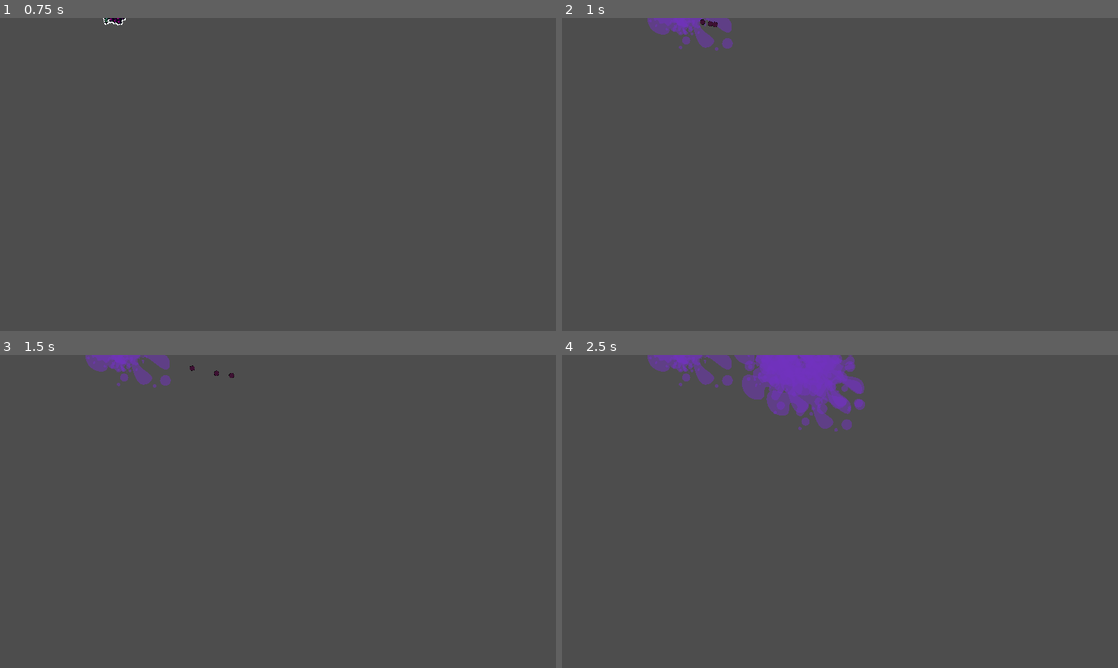
Above: before the commit, frames 1-4 (two rows, left to right).
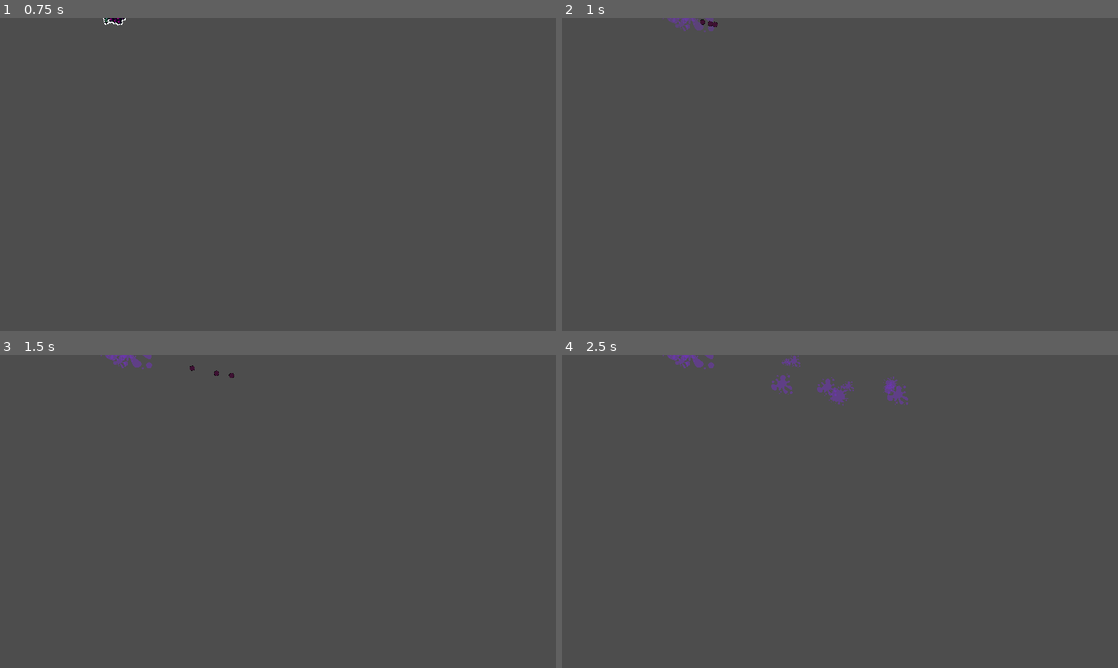
Above: after the commit, the same moments.

Repository: alexg-lviv/FruitTheNinja
Game: Godot game, scene res://src/Projectiles/Grape/Grape.tscn
The game is run twice, just before and just after one commit, with the same random seed, the same clock (stepped at 60 frames per second) and the same inputs. This scene is started directly instead of the project's main scene. The engine's default icon, where the game draws it, is replaced by a stand-in: a white triangle on a blue panel in a dark square.
Inputs (mouse positions are in pixels of both pictures, inside the frame that each line leads up to):
- Up to frame 1 (0.75 s): move the mouse to (400, 158) at 0.52 s; press the mouse at (400, 158) at 0.53 s
- Up to frame 2 (1 s): no input
- Up to frame 3 (1.5 s): tap Enter at 1.25 s; move the mouse to (166, 527) at 1.27 s; release the mouse at (166, 527) at 1.28 s; tap 1 (launch_apple) at 1.35 s; click (166, 527) at 1.42 s
- Up to frame 4 (2.5 s): move the mouse to (895, 442) at 2.02 s; tap 2 (launch_banana) at 2.1 s; click (895, 442) at 2.17 s

Frame 1 is identical in both runs. In frame 2, 0.8% of the frame differs, in the area x 15-31%, y 0-11%; in frame 3, 0.8%; in frame 4, 4.5%, in the area x 15-63%, y 0-25%.

Commit message:
Some fixes

Diff:
--- a/src/Effects/DecalSystem.gd
+++ b/src/Effects/DecalSystem.gd
@@ -6,10 +6,10 @@
 
 func add_decals(global_pos: Vector2, color: Color, size: float):
 
-	var sizes = 0.006 * size
+	var sizes = 0.006 * (2 + size) / 2.0
 	for i in rng.randf_range(1, 4):
 		var decalIns = DecalObj.instantiate()
-		decalIns.set_lifetime(rng.randf_range(2, 4))
+		decalIns.set_lifetime(rng.randf_range(15, 30))
 		decalIns.global_position = global_pos + Vector2(rng.randf_range(-32, 32), rng.randf_range(-32, 32))
 		decalIns.set_color(color)
 		var scale = sizes
--- a/src/Effects/SplashDecal.tscn
+++ b/src/Effects/SplashDecal.tscn
@@ -10,7 +10,7 @@
 
 [sub_resource type="Animation" id="Animation_3pufu"]
 resource_name = "fadein"
-length = 0.2
+length = 0.3
 tracks/0/type = "value"
 tracks/0/imported = false
 tracks/0/enabled = true
@@ -18,7 +18,7 @@
 tracks/0/interp = 1
 tracks/0/loop_wrap = true
 tracks/0/keys = {
-"times": PackedFloat32Array(0, 0.2),
+"times": PackedFloat32Array(0, 0.3),
 "transitions": PackedFloat32Array(1, 1),
 "update": 0,
 "values": [Color(1, 1, 1, 0), Color(1, 1, 1, 0.501961)]
@@ -60,7 +60,7 @@
 }
 
 [node name="SplashDecal" type="Sprite2D"]
-modulate = Color(1, 1, 1, 0.501961)
+modulate = Color(1, 1, 1, 0)
 z_index = 1
 z_as_relative = false
 texture_filter = 2
--- a/src/Projectiles/Apple/Apple.tscn
+++ b/src/Projectiles/Apple/Apple.tscn
@@ -1,13 +1,19 @@
-[gd_scene load_steps=4 format=3 uid="uid://l2tvwibjny5k"]
+[gd_scene load_steps=5 format=3 uid="uid://l2tvwibjny5k"]
 
 [ext_resource type="PackedScene" uid="uid://vy6xu767jks6" path="res://src/Projectiles/Projectile.tscn" id="1_6oulf"]
 [ext_resource type="Script" path="res://src/Projectiles/Apple/Apple.gd" id="2_63517"]
 [ext_resource type="Texture2D" uid="uid://d04jtvf4oy76m" path="res://assets/fruits/Apple.png" id="3_iivuj"]
 
+[sub_resource type="CircleShape2D" id="CircleShape2D_k8bav"]
+radius = 24.0
+
 [node name="Apple" instance=ExtResource("1_6oulf")]
 script = ExtResource("2_63517")
 base_damage = 10
 
+[node name="CollisionShape2D" parent="." index="0"]
+shape = SubResource("CircleShape2D_k8bav")
+
 [node name="Sprite2D" parent="." index="1"]
 scale = Vector2(3.375, 3.375)
 texture = ExtResource("3_iivuj")
--- a/src/Projectiles/Banana/Banana.tscn
+++ b/src/Projectiles/Banana/Banana.tscn
@@ -1,13 +1,19 @@
-[gd_scene load_steps=4 format=3 uid="uid://bjrxlatq12cn"]
+[gd_scene load_steps=5 format=3 uid="uid://bjrxlatq12cn"]
 
 [ext_resource type="PackedScene" uid="uid://vy6xu767jks6" path="res://src/Projectiles/Projectile.tscn" id="1_0slcs"]
 [ext_resource type="Script" path="res://src/Projectiles/Banana/Banana.gd" id="2_dbq6w"]
 [ext_resource type="Texture2D" uid="uid://dj4u1k54fyqtg" path="res://assets/fruits/Banana.png" id="3_lmx21"]
 
+[sub_resource type="CircleShape2D" id="CircleShape2D_i3fqu"]
+radius = 24.0
+
 [node name="Banana" instance=ExtResource("1_0slcs")]
 script = ExtResource("2_dbq6w")
 rotation_speed = -10
 base_damage = 15
+
+[node name="CollisionShape2D" parent="." index="0"]
+shape = SubResource("CircleShape2D_i3fqu")
 
 [node name="Sprite2D" parent="." index="1"]
 scale = Vector2(3, 3)
--- a/src/Projectiles/Coconut/Coconut.tscn
+++ b/src/Projectiles/Coconut/Coconut.tscn
@@ -1,13 +1,19 @@
-[gd_scene load_steps=4 format=3 uid="uid://ct6hmkkamsgw"]
+[gd_scene load_steps=5 format=3 uid="uid://ct6hmkkamsgw"]
 
 [ext_resource type="PackedScene" uid="uid://vy6xu767jks6" path="res://src/Projectiles/Projectile.tscn" id="1_4ewcy"]
 [ext_resource type="Script" path="res://src/Projectiles/Coconut/Coconut.gd" id="2_71jp8"]
 [ext_resource type="Texture2D" uid="uid://b8ujnopyg58gq" path="res://assets/fruits/coco.png" id="2_rnmma"]
 
+[sub_resource type="CircleShape2D" id="CircleShape2D_0dlj5"]
+radius = 24.0
+
 [node name="Coconut" instance=ExtResource("1_4ewcy")]
 script = ExtResource("2_71jp8")
 speed = 1000.0
 
+[node name="CollisionShape2D" parent="." index="0"]
+shape = SubResource("CircleShape2D_0dlj5")
+
 [node name="Sprite2D" parent="." index="1"]
 scale = Vector2(3.625, 3.625)
 texture = ExtResource("2_rnmma")
--- a/src/Projectiles/Grape/Grape.tscn
+++ b/src/Projectiles/Grape/Grape.tscn
@@ -1,11 +1,17 @@
-[gd_scene load_steps=4 format=3 uid="uid://bjwhv82s87cxv"]
+[gd_scene load_steps=5 format=3 uid="uid://bjwhv82s87cxv"]
 
 [ext_resource type="PackedScene" uid="uid://vy6xu767jks6" path="res://src/Projectiles/Projectile.tscn" id="1_j21a0"]
 [ext_resource type="Script" path="res://src/Projectiles/Grape/Grape.gd" id="2_ei172"]
 [ext_resource type="Texture2D" uid="uid://dfe7pohk566gt" path="res://assets/fruits/Grape.png" id="3_dggtm"]
 
+[sub_resource type="CircleShape2D" id="CircleShape2D_bcohw"]
+radius = 16.0
+
 [node name="Grape" instance=ExtResource("1_j21a0")]
 script = ExtResource("2_ei172")
+
+[node name="CollisionShape2D" parent="." index="0"]
+shape = SubResource("CircleShape2D_bcohw")
 
 [node name="Sprite2D" parent="." index="1"]
 scale = Vector2(3, 3)
--- a/src/Projectiles/Grape/GrapeChild.gd
+++ b/src/Projectiles/Grape/GrapeChild.gd
@@ -1,9 +1,12 @@
 extends "res://src/Projectiles/Projectile.gd"
+
+var rng = RandomNumberGenerator.new()
 
 func _ready():
 	super._ready()
-	print(size)
 	color = Color(0.445, 0.195, 0.750)
+	$DieTimer.wait_time = rng.randf_range(0.7, 1.4);
+	$DieTimer.start()
 
 
 func _on_die_timer_timeout():
--- a/src/Projectiles/Grape/GrapeChild.tscn
+++ b/src/Projectiles/Grape/GrapeChild.tscn
@@ -1,11 +1,17 @@
-[gd_scene load_steps=4 format=3 uid="uid://ctr23cbbaygrc"]
+[gd_scene load_steps=5 format=3 uid="uid://ctr23cbbaygrc"]
 
 [ext_resource type="PackedScene" uid="uid://vy6xu767jks6" path="res://src/Projectiles/Projectile.tscn" id="1_xr4gi"]
 [ext_resource type="Script" path="res://src/Projectiles/Grape/GrapeChild.gd" id="2_5tjnq"]
 [ext_resource type="Texture2D" uid="uid://it12nhkcmiow" path="res://assets/fruits/grape_child.png" id="3_4jlnt"]
 
+[sub_resource type="CircleShape2D" id="CircleShape2D_ca8lf"]
+radius = 6.0
+
 [node name="GrapeChild" instance=ExtResource("1_xr4gi")]
 script = ExtResource("2_5tjnq")
+
+[node name="CollisionShape2D" parent="." index="0"]
+shape = SubResource("CircleShape2D_ca8lf")
 
 [node name="Sprite2D" parent="." index="1"]
 position = Vector2(4.76837e-07, 0)
@@ -14,6 +20,5 @@
 
 [node name="DieTimer" type="Timer" parent="." index="5"]
 one_shot = true
-autostart = true
 
 [connection signal="timeout" from="DieTimer" to="." method="_on_die_timer_timeout"]
--- a/src/Projectiles/Projectile.tscn
+++ b/src/Projectiles/Projectile.tscn
@@ -4,7 +4,7 @@
 [ext_resource type="Texture2D" uid="uid://bw4ti7ji6xg16" path="res://icon.svg" id="2_s0yao"]
 
 [sub_resource type="CircleShape2D" id="CircleShape2D_u3las"]
-radius = 16.0
+radius = 5.0
 
 [sub_resource type="Animation" id="Animation_wfxei"]
 resource_name = "simple_death"
--- a/src/Projectiles/Watermelon/Watermelon.tscn
+++ b/src/Projectiles/Watermelon/Watermelon.tscn
@@ -1,12 +1,18 @@
-[gd_scene load_steps=4 format=3 uid="uid://bjbtcfcs5b8ba"]
+[gd_scene load_steps=5 format=3 uid="uid://bjbtcfcs5b8ba"]
 
 [ext_resource type="PackedScene" uid="uid://vy6xu767jks6" path="res://src/Projectiles/Projectile.tscn" id="1_7r63x"]
 [ext_resource type="Script" path="res://src/Projectiles/Watermelon/Watermelon.gd" id="2_xo3ix"]
 [ext_resource type="Texture2D" uid="uid://r4mtddr7mo3a" path="res://assets/fruits/Watermelon.png" id="3_oomir"]
 
+[sub_resource type="CircleShape2D" id="CircleShape2D_7moqn"]
+radius = 24.0
+
 [node name="Watermelon" instance=ExtResource("1_7r63x")]
 script = ExtResource("2_xo3ix")
 rotation_speed = 10
+
+[node name="CollisionShape2D" parent="." index="0"]
+shape = SubResource("CircleShape2D_7moqn")
 
 [node name="Sprite2D" parent="." index="1"]
 scale = Vector2(3.625, 3.625)
